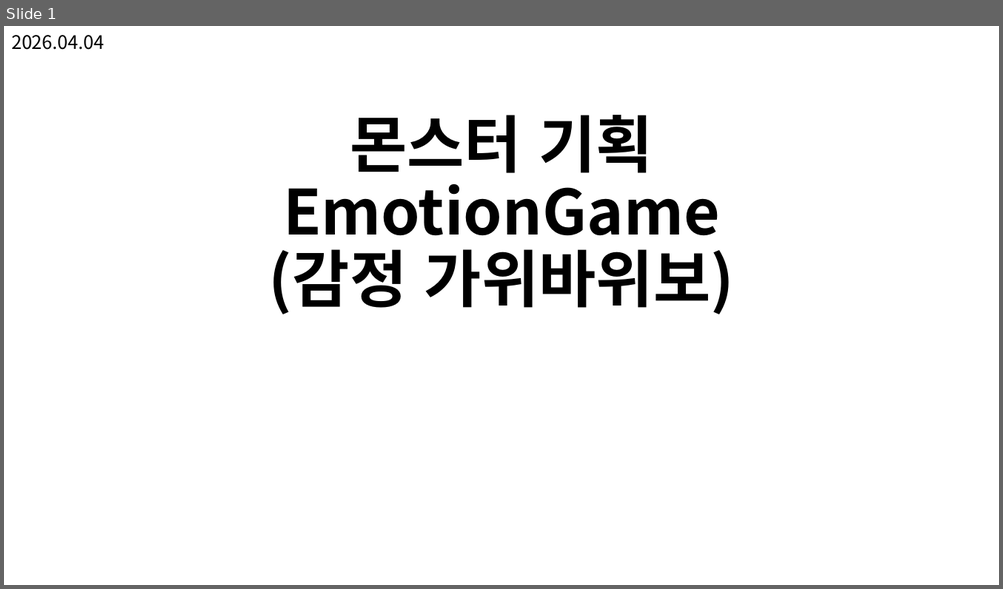
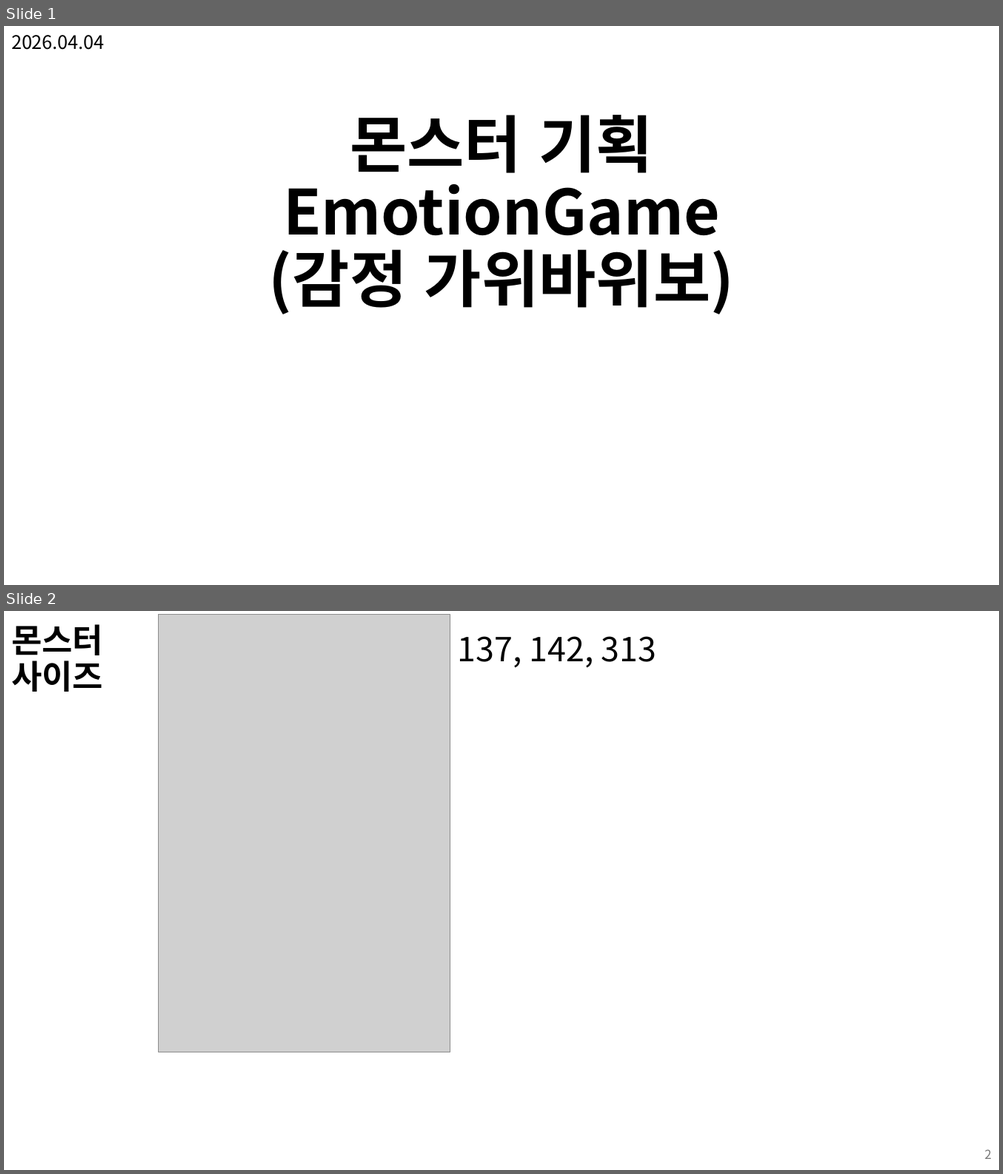
Before and after one commit to kimi5231/B1A2_project, a slide deck: 기획/몬스터 기획서_EmotionGame.pptx. Shown one above the other, each under a label of ours: slide 1 before the commit, slides 1 and 2 after it. The pictures are 1003x589 and 1003x1174 pixels, drawn with LibreOffice and Linux fonts; fonts in the diff are those of the drawing; grey boxes stand for pictures. Boxes give left, top, right and bottom in pixels: in the first picture for what was removed or moved away, otherwise in the second. Text is boxed around its words. In the diff, an @@ line names an element or a change of style, - is before the commit and + after.

Commit message:
몬스터 사이즈 추가

```diff
--- a/기획/몬스터 기획서_EmotionGame.pptx
+++ b/기획/몬스터 기획서_EmotionGame.pptx
@@ slide 2 added at [4, 611, 999, 1170], background #FFFFFF @@
@@ title added at [11, 624, 103, 692], 32 pt, text #000000, bold @@
+몬스터 사이즈
@@ picture added at [159, 614, 450, 1053] @@
@@ text added at [457, 636, 657, 668], 32 pt, text #000000 @@
+137, 142, 313
@@ page number added at [984, 1150, 991, 1159], 12 pt, text #797979 @@
+2
```
Also in this commit, not shown: 2 slides changed, 3 other files.
